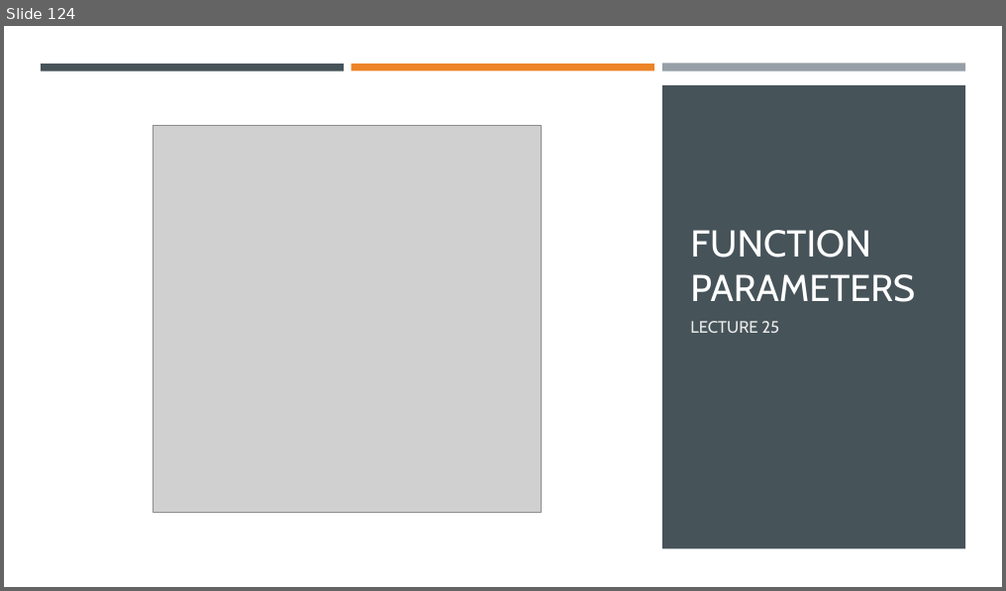
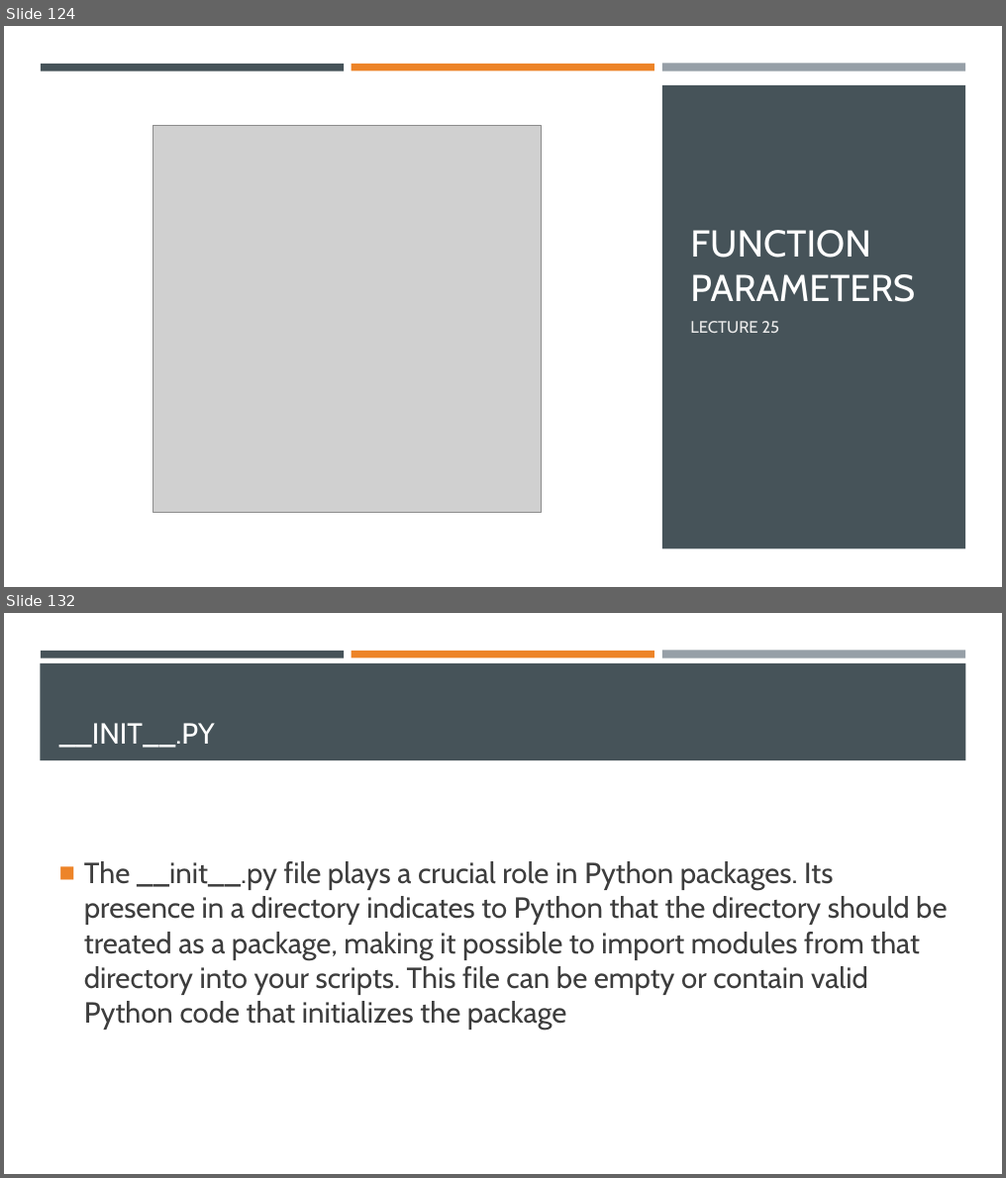
Before and after one commit to Ghost0396/iot, a slide deck: python/Python 3.pptx. Shown one above the other, each under a label of ours: slide 124 before the commit, slides 124 and 132 after it; the slides between them are not shown. The pictures are 1006x591 and 1006x1178 pixels, drawn with LibreOffice and Linux fonts; fonts in the diff are those of the drawing; grey boxes stand for pictures. Boxes give left, top, right and bottom in pixels: in the first picture for what was removed or moved away, otherwise in the second. Text is boxed around its words. In the diff, an @@ line names an element or a change of style, - is before the commit and + after.

```diff
--- a/python/Python 3.pptx
+++ b/python/Python 3.pptx
@@ slide 132 added at [4, 613, 1002, 1174], background #FFFFFF @@
@@ rectangle added at [40, 663, 966, 761], fill #465359 @@
@@ rectangle added at [41, 651, 344, 658], fill #465359 @@
@@ rectangle added at [351, 651, 654, 658], fill #ED8428 @@
@@ rectangle added at [662, 651, 965, 659], fill #969FA7 @@
@@ title added at [59, 723, 215, 748], 28 pt, text #FFFFFF @@
+__INIT__.PY
@@ text added at [84, 861, 946, 1030], 28 pt, text #3D3D3D @@
+■ The __init__.py file plays a crucial role in Python packages. Its presence in a directory indicates to Python that the directory should be treated as a package, making it possible to import modules from that directory into your scripts. This file can be empty or contain valid Python code that initializes the package
```
Also in this commit, not shown: 19 other slides added.
